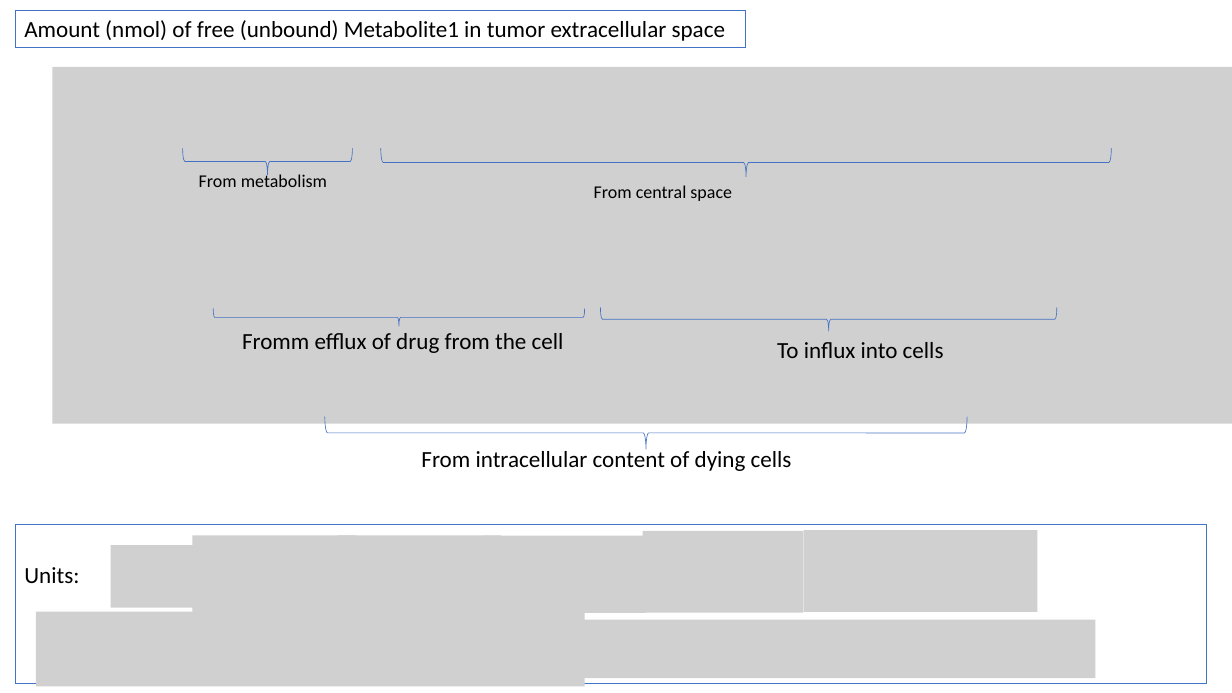
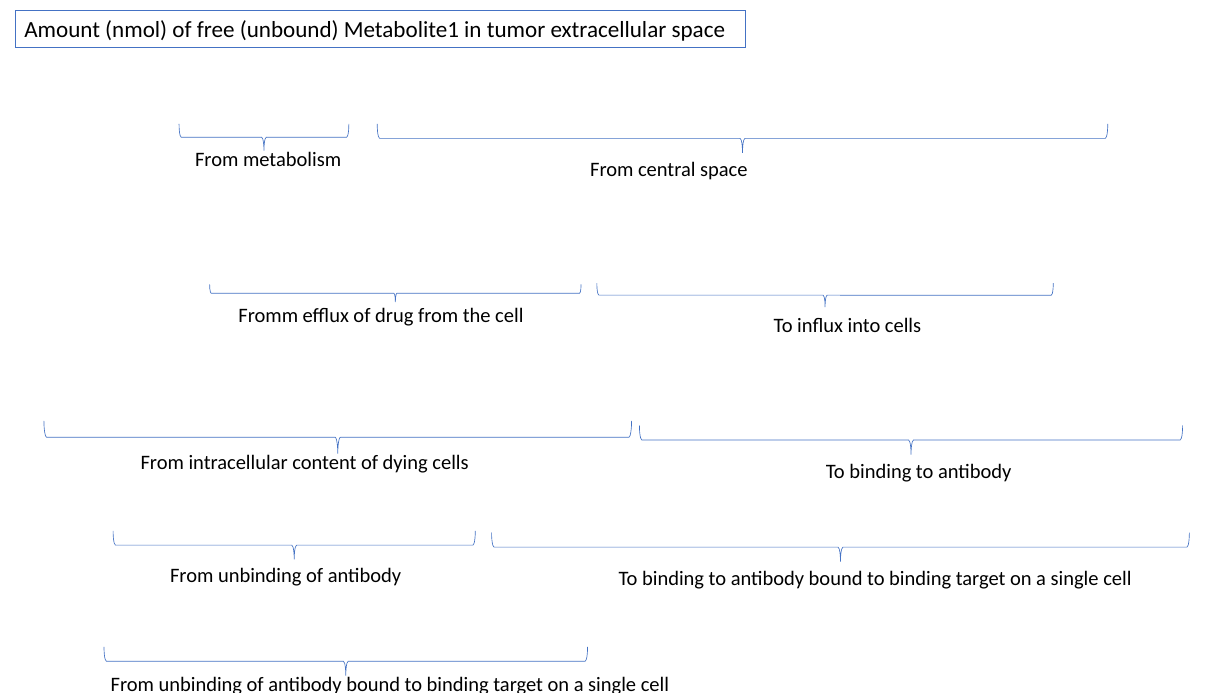
Before and after one commit to judith-stein/hc-protac-shuttle-rshiny-in-vivo, a slide deck: slide 33 of www/logistic_pk_pd_equations_explained.pptx (slide 32 before the commit). Drawn at 1232x693 pixels with LibreOffice and Linux fonts; fonts in the diff are those of the drawing; grey boxes stand for pictures; background and template pictures are left out. Boxes give left, top, right and bottom in pixels: in the first picture for what was removed or moved away, otherwise in the second. Text is boxed around its words. In the diff, an @@ line names an element or a change of style, - is before the commit and + after.

Commit message:
binding of drug in drug equation, savefile

```diff
--- a/www/logistic_pk_pd_equations_explained.pptx
+++ b/www/logistic_pk_pd_equations_explained.pptx
@@ picture removed at [53,67,1232,423] @@
@@ text "From metabolism": place and size @@
-text "From metabolism" at [199,173,327,187]
+text "From metabolism" at [195,148,341,166]
@@ text "From metabolism" at [195,148,341,166]: size 14 to 16 pt @@
@@ text "From central space" at [590,161,747,180]: size 14 to 16 pt @@
@@ text "From central space": place and size @@
-text "From central space" at [594,185,732,201]
+text "From central space" at [590,161,747,180]
@@ 4 right braces, 2 texts: place and size @@
-4 right braces, 2 texts at [183,148,1112,358]
+4 right braces, 2 texts at [179,124,1108,332]
@@ right brace: place and size @@
-right brace at [324,417,967,449]
+right brace at [44,421,632,453]
@@ size 18 to 16 pt in 3 elements at [238,307,523,326], [774,317,921,332], [141,452,468,473] @@
@@ text "From intracellular content of dying ...": place and size @@
-text "From intracellular content of dying ..." at [421,448,792,471]
+text "From intracellular content of dying ..." at [141,452,468,473]
@@ right brace added at [639,426,1183,454], outline #4472C4 0.5 pt @@
@@ text added at [826,463,1011,482], 16 pt, text #000000 @@
+To binding to antibody
@@ rectangle removed at [16,524,1207,684] @@
@@ right brace added at [113,531,476,560], outline #4472C4 0.5 pt @@
@@ picture removed at [192,535,356,613] @@
@@ picture removed at [337,535,501,613] @@
@@ picture removed at [482,536,646,614] @@
@@ right brace added at [492,533,1189,562], outline #4472C4 0.5 pt @@
@@ picture removed at [642,531,803,613] @@
@@ picture removed at [804,531,1038,613] @@
@@ text removed at [24,567,79,583] @@
-Units:
@@ picture removed at [111,545,213,608] @@
@@ text added at [170,567,401,586], 16 pt, text #000000 @@
+From unbinding of antibody
@@ text added at [619,570,1131,589], 16 pt, text #000000 @@
+To binding to antibody bound to binding target on a single cell
@@ picture removed at [36,612,585,687] @@
@@ picture removed at [533,620,1095,678] @@
@@ right brace added at [104,647,588,676], outline #4472C4 0.5 pt @@
@@ text added at [111,676,669,693], 16 pt, text #000000 @@
+From unbinding of antibody bound to binding target on a single cell
```
Also in this commit, not shown: 7 other slides changed, 1 slide added, 4 other files.
